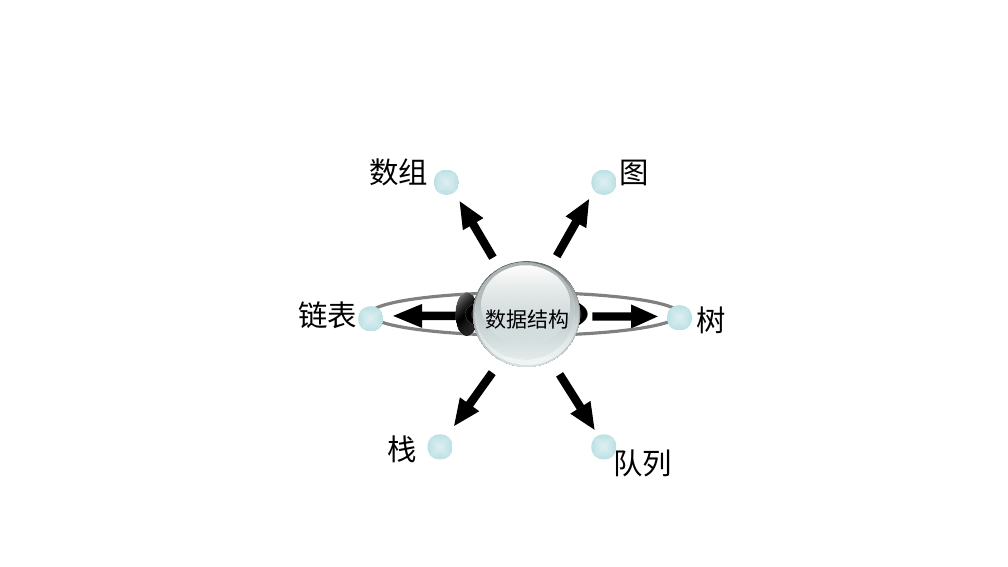
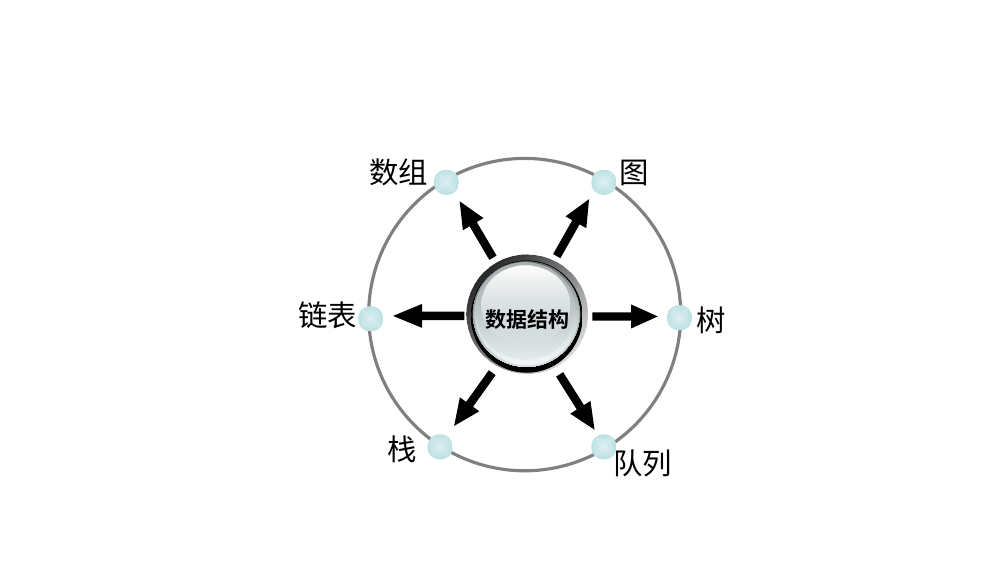
Before and after one commit to edu2act/course-computerIntroduction, a slide deck: slide 8 of materials/slides/ch04.pptx. Drawn at 1008x567 pixels with LibreOffice and Linux fonts; fonts in the diff are those of the drawing; background and template pictures are left out. Boxes give left, top, right and bottom in pixels: in the first picture for what was removed or moved away, otherwise in the second. Text is boxed around its words. In the diff, an @@ line names an element or a change of style, - is before the commit and + after.

```diff
--- a/materials/slides/ch04.pptx
+++ b/materials/slides/ch04.pptx
@@ ellipse: place and size @@
-ellipse at [370, 293, 679, 336]
+ellipse at [369, 159, 681, 471]
@@ ellipse: place and size @@
-ellipse at [465, 293, 588, 336]
+ellipse at [467, 255, 588, 374]
@@ ellipse: place and size @@
-ellipse at [465, 293, 588, 336]
+ellipse at [471, 260, 583, 373]
@@ ellipse removed at [456, 293, 477, 336] @@
@@ ellipse removed at [456, 293, 477, 336] @@
@@ text "数据结构" at [486, 309, 570, 329]: bold on @@
```
Also in this commit, not shown: 7 other slides changed, 3 other files.
